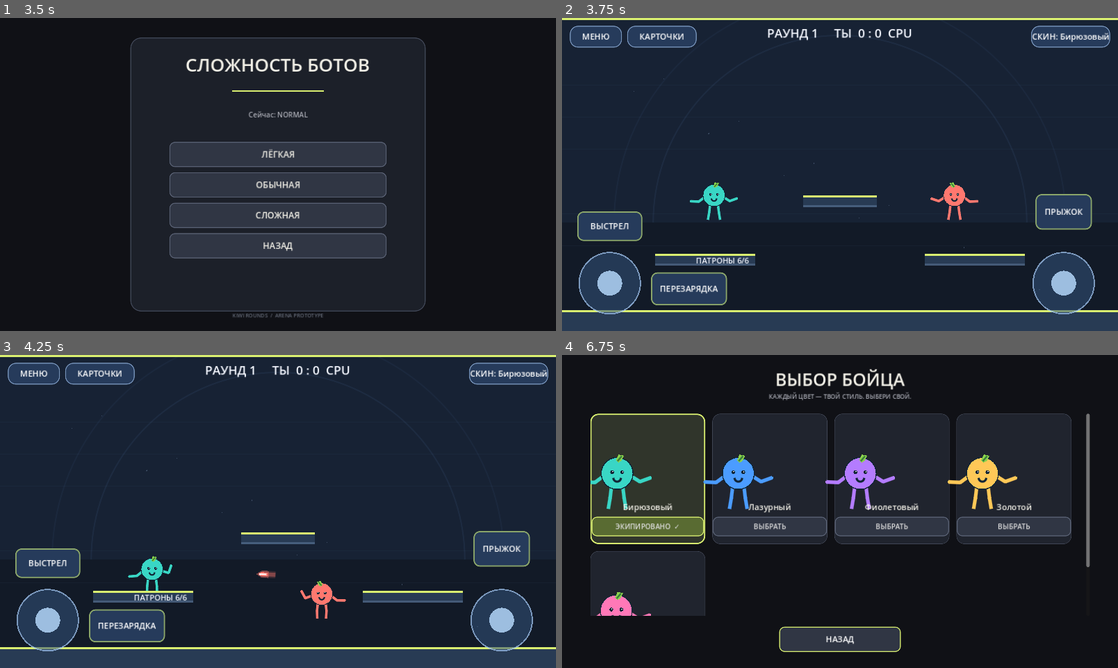
Above: before the commit, frames 1-4 (two rows, left to right).
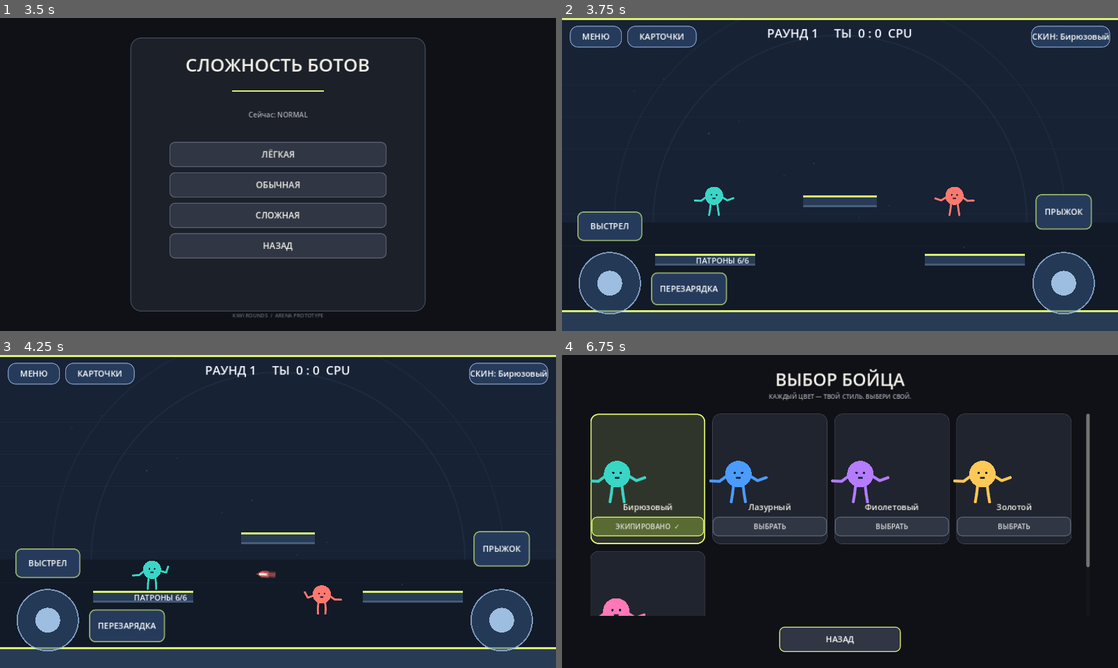
Above: after the commit, the same moments.

Repository: loslam-del/Kiwi-rounds
Game: Godot game, scene res://scenes/main.tscn
The game is run twice, just before and just after one commit, with the same random seed, the same clock (stepped at 60 frames per second) and the same inputs.
Inputs (mouse positions are in pixels of both pictures, inside the frame that each line leads up to):
- Up to frame 1 (3.5 s): click "ИГРАТЬ" at 0.5 s; click "ОНЛАЙН — ПОЗЖЕ" at 1.25 s; click "НАЗАД" at 2 s; click "ПРОТИВ БОТОВ" at 2.75 s
- Up to frame 2 (3.75 s): click "ЛЁГКАЯ" at 3.5 s
- Up to frame 3 (4.25 s): no input
- Up to frame 4 (6.75 s): click "СКИН: Бирюзовый" at 4.25 s; move the mouse to (962, 495) at 5.02 s; hold D 5.03-5.75 s; hold J 5.03-5.75 s; click (962, 495) at 5.17 s; tap Space at 5.27 s; drag from (728, 527) to (812, 574) at 5.77 s; click "ЭКИПИРОВАНО ✓" at 6.5 s

Frame 1 is identical in both runs. In frame 2, 0.3% of the frame differs, in the area x 23-75%, y 52-65%; in frame 3, 0.3%; in frame 4, 1.4%, in the area x 5-82%, y 31-84%.

Commit message:
Refine fighter art to match ROUNDS proportions and flat style

Diff:
--- a/scripts/player.gd
+++ b/scripts/player.gd
@@ -359,62 +359,57 @@
     draw_circle(to_point, width * 0.30, fill)
 
 func _draw() -> void:
-    var bob := absf(sin(animation_time * 2.0)) * 1.5 if absf(velocity.x) > 35.0 and is_on_floor() else 0.0
-    var center := Vector2(0.0, -8.0 + bob)
-    var ink := Color("#102536")
+    # Compact, flat ROUNDS-like fighter silhouette: one colored ball and noodle limbs.
+    var bob := absf(sin(animation_time * 2.0)) * 1.1 if absf(velocity.x) > 35.0 and is_on_floor() else 0.0
+    var center := Vector2(0.0, -7.0 + bob)
     var limb := body_color
     var face := Color("#102536")
     draw_set_transform(Vector2.ZERO, 0.0, Vector2(facing, 1.0))
 
-    # ROUNDS-inspired noodle legs: long, thin, bendy lines with no shoes or clothes.
-    var hip_l := Vector2(-9.0, 13.0 + bob)
-    var hip_r := Vector2(9.0, 13.0 + bob)
-    var knee_l := hip_l + _limb_vector(ragdoll_angles["leg_l"], 18.0)
-    var knee_r := hip_r + _limb_vector(ragdoll_angles["leg_r"], 18.0)
-    var foot_l := knee_l + _limb_vector(ragdoll_angles["leg_l"] + ragdoll_angles["shin_l"], 17.0)
-    var foot_r := knee_r + _limb_vector(ragdoll_angles["leg_r"] + ragdoll_angles["shin_r"], 17.0)
-    draw_line(hip_l, knee_l, limb, 4.4, true)
-    draw_line(knee_l, foot_l, limb, 4.4, true)
-    draw_circle(knee_l, 2.2, limb)
-    draw_line(hip_r, knee_r, limb, 4.4, true)
-    draw_line(knee_r, foot_r, limb, 4.4, true)
-    draw_circle(knee_r, 2.2, limb)
-
-    # Long noodle arms, independently swinging at shoulders and elbows.
-    var shoulder_l := Vector2(-20.0, -5.0 + bob)
-    var shoulder_r := Vector2(20.0, -5.0 + bob)
-    var elbow_l := shoulder_l + _limb_vector(ragdoll_angles["arm_l"], 19.0)
-    var elbow_r := shoulder_r + _limb_vector(ragdoll_angles["arm_r"], 19.0)
-    var hand_l := elbow_l + _limb_vector(ragdoll_angles["arm_l"] + ragdoll_angles["forearm_l"], 18.0)
-    var hand_r := elbow_r + _limb_vector(ragdoll_angles["arm_r"] + ragdoll_angles["forearm_r"], 18.0)
-    draw_line(shoulder_l, elbow_l, limb, 4.6, true)
-    draw_line(elbow_l, hand_l, limb, 4.6, true)
-    draw_circle(elbow_l, 2.3, limb)
-    draw_circle(hand_l, 2.3, limb)
-    draw_line(shoulder_r, elbow_r, limb, 4.6, true)
-    draw_line(elbow_r, hand_r, limb, 4.6, true)
-    draw_circle(elbow_r, 2.3, limb)
-    draw_circle(hand_r, 2.3, limb)
-
-    # Simple solid-color ball body and expressive face, like the original fighters.
-    draw_circle(center, 26.0, ink)
-    draw_circle(center, 24.5, body_color)
-    draw_circle(Vector2(-8.0, -10.0 + bob), 3.0, face)
-    draw_circle(Vector2(8.0, -10.0 + bob), 3.0, face)
-    draw_circle(Vector2(-7.2, -10.8 + bob), 0.9, Color.WHITE)
-    draw_circle(Vector2(8.8, -10.8 + bob), 0.9, Color.WHITE)
-    draw_arc(Vector2(0.0, -1.0 + bob), 6.0, 0.12, PI - 0.12, 18, face, 2.2, true)
-
-    # A tiny Kiwi leaf is the only decorative detail.
-    draw_colored_polygon(PackedVector2Array([
-        Vector2(-2.0, -29.0 + bob), Vector2(2.0, -38.0 + bob),
-        Vector2(11.0, -36.0 + bob), Vector2(7.0, -28.0 + bob),
-        Vector2(2.0, -25.0 + bob)
-    ]), Color("#8bd34c"))
-    draw_line(Vector2(1.0, -28.0 + bob), Vector2(7.0, -35.0 + bob), Color("#397b3c"), 1.4, true)
+    # Legs: thin, soft-ended segments, with no shoes or clothing.
+    var hip_l := Vector2(-7.5, 10.0 + bob)
+    var hip_r := Vector2(7.5, 10.0 + bob)
+    var knee_l := hip_l + _limb_vector(ragdoll_angles["leg_l"], 15.0)
+    var knee_r := hip_r + _limb_vector(ragdoll_angles["leg_r"], 15.0)
+    var foot_l := knee_l + _limb_vector(ragdoll_angles["leg_l"] + ragdoll_angles["shin_l"], 13.0)
+    var foot_r := knee_r + _limb_vector(ragdoll_angles["leg_r"] + ragdoll_angles["shin_r"], 13.0)
+    draw_line(hip_l, knee_l, limb, 3.2, true)
+    draw_line(knee_l, foot_l, limb, 3.2, true)
+    draw_circle(knee_l, 1.6, limb)
+    draw_circle(foot_l, 1.6, limb)
+    draw_line(hip_r, knee_r, limb, 3.2, true)
+    draw_line(knee_r, foot_r, limb, 3.2, true)
+    draw_circle(knee_r, 1.6, limb)
+    draw_circle(foot_r, 1.6, limb)
+
+    # Arms: long, narrow, flexible noodles attached directly to the ball.
+    var shoulder_l := Vector2(-17.0, -5.0 + bob)
+    var shoulder_r := Vector2(17.0, -5.0 + bob)
+    var elbow_l := shoulder_l + _limb_vector(ragdoll_angles["arm_l"], 16.0)
+    var elbow_r := shoulder_r + _limb_vector(ragdoll_angles["arm_r"], 16.0)
+    var hand_l := elbow_l + _limb_vector(ragdoll_angles["arm_l"] + ragdoll_angles["forearm_l"], 15.0)
+    var hand_r := elbow_r + _limb_vector(ragdoll_angles["arm_r"] + ragdoll_angles["forearm_r"], 15.0)
+    draw_line(shoulder_l, elbow_l, limb, 3.3, true)
+    draw_line(elbow_l, hand_l, limb, 3.3, true)
+    draw_circle(elbow_l, 1.7, limb)
+    draw_circle(hand_l, 1.7, limb)
+    draw_line(shoulder_r, elbow_r, limb, 3.3, true)
+    draw_line(elbow_r, hand_r, limb, 3.3, true)
+    draw_circle(elbow_r, 1.7, limb)
+    draw_circle(hand_r, 1.7, limb)
+
+    # The body is a clean, unoutlined colored ball. Kiwi identity comes from its color.
+    draw_circle(center, 21.0, body_color)
+
+    # Minimal face: two dark oval eyes and a short mouth, without glossy highlights.
+    draw_set_transform(Vector2.ZERO, 0.0, Vector2(facing, 1.0))
+    draw_set_transform(center, 0.0, Vector2.ONE)
+    draw_circle(Vector2(-6.0, -2.0), 1.9, face)
+    draw_circle(Vector2(6.0, -2.0), 1.9, face)
+    draw_line(Vector2(-3.0, 6.0), Vector2(3.0, 6.0), face, 1.8, true)
 
     if hit_flash > 0.0:
-        draw_circle(center, 29.0, Color(1.0, 0.35, 0.28, hit_flash * 0.35))
+        draw_circle(Vector2.ZERO, 24.0, Color(1.0, 0.35, 0.28, hit_flash * 0.28))
     if reload_visual > 0.0:
-        draw_arc(center, 31.0, -PI / 2.0, -PI / 2.0 + TAU * (1.0 - reload_visual), 32, Color.WHITE, 2.5, true)
+        draw_arc(Vector2.ZERO, 25.0, -PI / 2.0, -PI / 2.0 + TAU * (1.0 - reload_visual), 28, Color.WHITE, 2.0, true)
     draw_set_transform(Vector2.ZERO, 0.0, Vector2.ONE)
